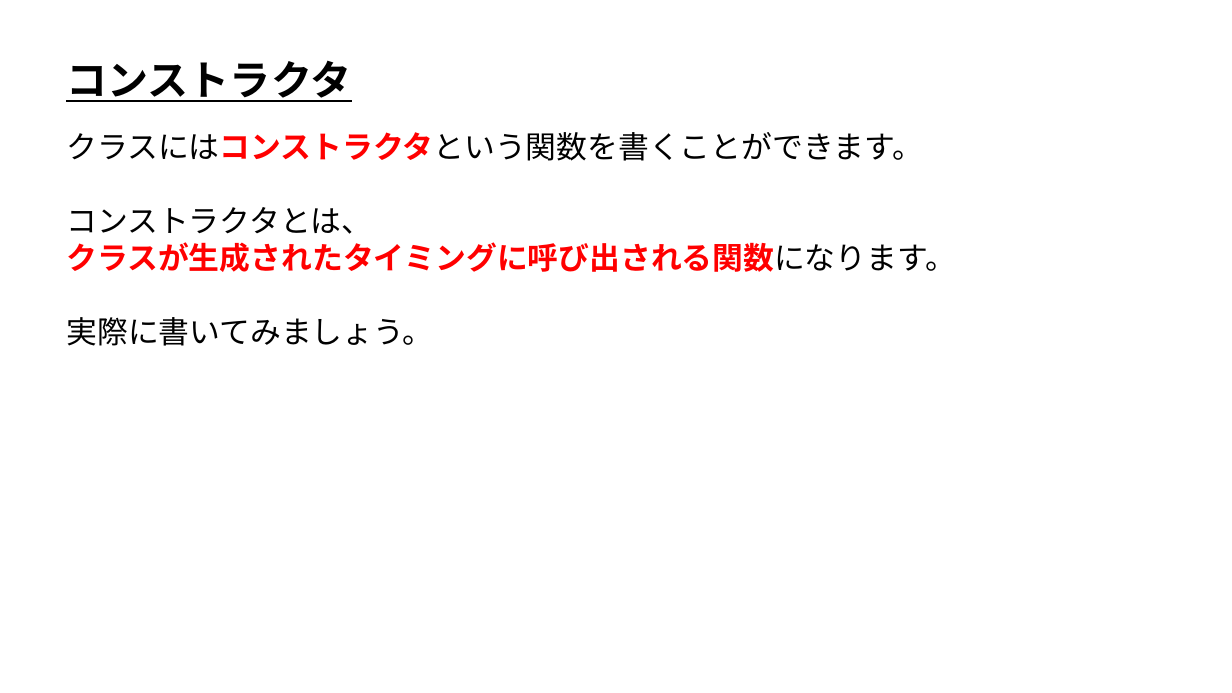
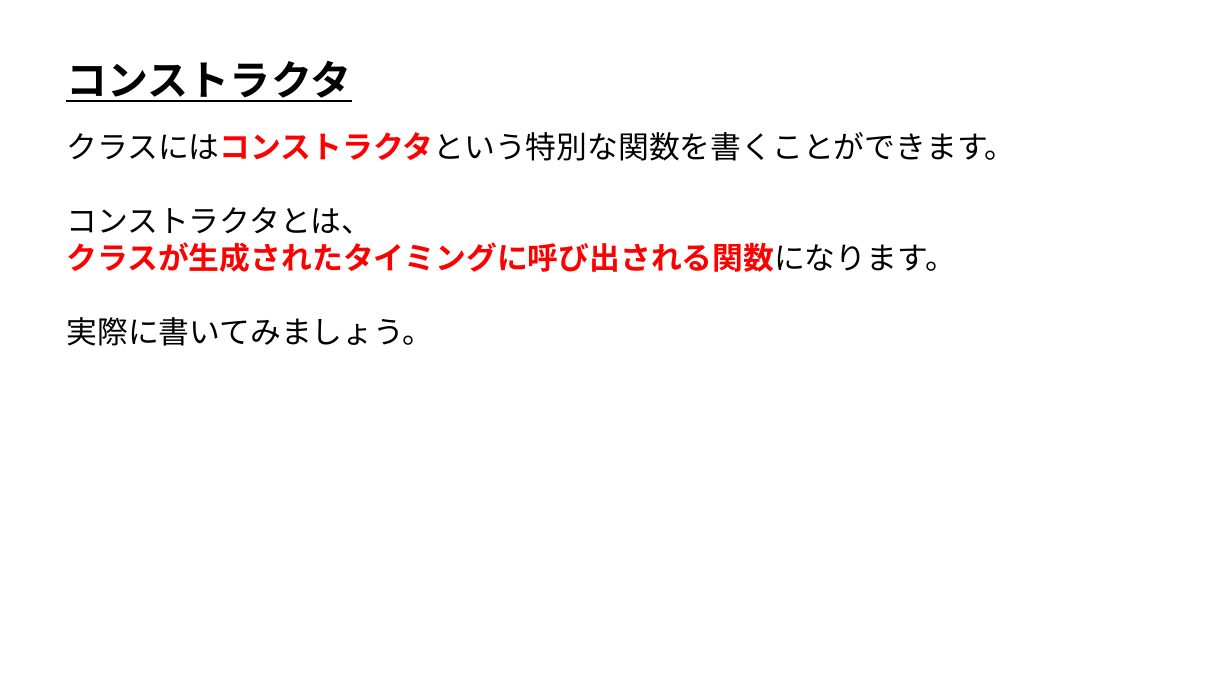
Before and after one commit to ArakiYusuke-Ohara/Textbook, a slide deck: slide 1 of ゲーム科1年/01_後期/プログラミングⅢ/03_コンストラクタ.pptx. Drawn at 1232x693 pixels with LibreOffice and Linux fonts; fonts in the diff are those of the drawing. Boxes give left, top, right and bottom in pixels: in the first picture for what was removed or moved away, otherwise in the second. Text is boxed around its words. In the diff, an @@ line names an element or a change of style, - is before the commit and + after.

```diff
--- a/ゲーム科1年/01_後期/プログラミングⅢ/03_コンストラクタ.pptx
+++ b/ゲーム科1年/01_後期/プログラミングⅢ/03_コンストラクタ.pptx
@@ text at (66,132,1015,161): text changed @@
-クラスにはコンストラクタという関数を書くことができます。
+クラスにはコンストラクタという特別な関数を書くことができます。
```
Also in this commit, not shown: 4 other files.
